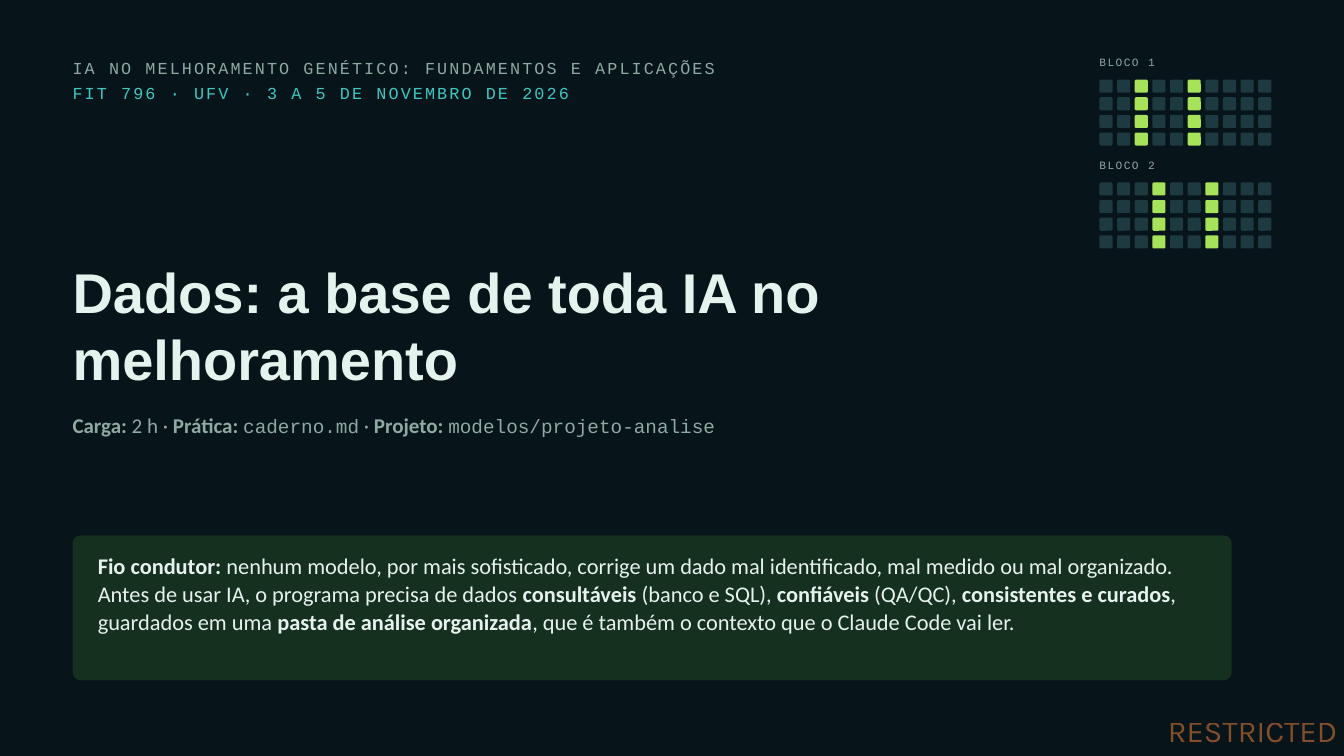
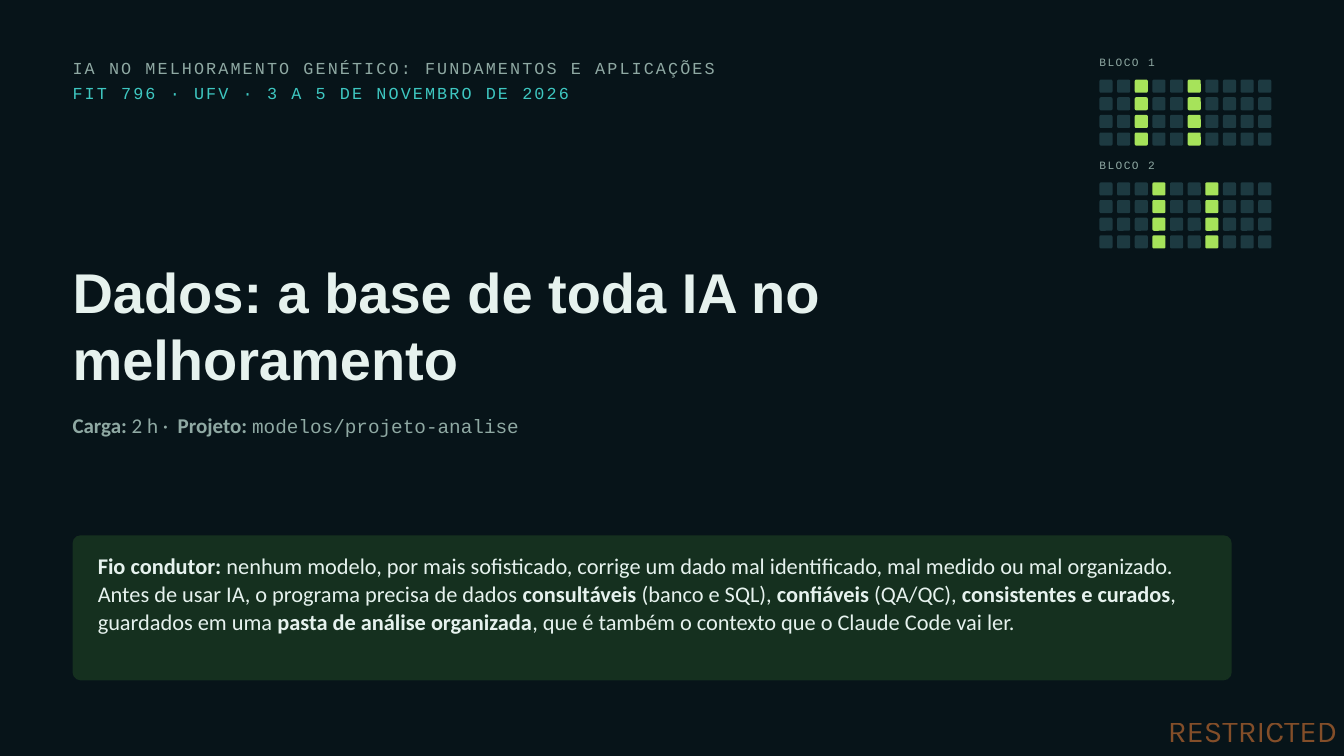
Before and after one commit to Bayer-Group/course-AI-UFV, a slide deck: slide 1 of 4. Inteligência Artificial e os Dados_Eder/Dados a base de toda IA no melhoramento.pptx. Drawn at 1344x756 pixels with LibreOffice and Linux fonts; fonts in the diff are those of the drawing. Boxes give left, top, right and bottom in pixels: in the first picture for what was removed or moved away, otherwise in the second. Text is boxed around its words. In the diff, an @@ line names an element or a change of style, - is before the commit and + after.

Commit message:
Update course materials: replace outdated presentation, remove obsolete LEIA-ME file, and enhance Rmd and HTML content for clarity.

```diff
--- a/4. Inteligência Artificial e os Dados_Eder/Dados a base de toda IA no melhoramento.pptx
+++ b/4. Inteligência Artificial e os Dados_Eder/Dados a base de toda IA no melhoramento.pptx
@@ text at <box>73,418,519,437</box>: text changed @@
-Carga: 2 h · Prática: caderno.md · Projeto: modelos/projeto-analise
+Carga: 2 h · Projeto: modelos/projeto-analise
```
Also in this commit, not shown: 4 other files.
